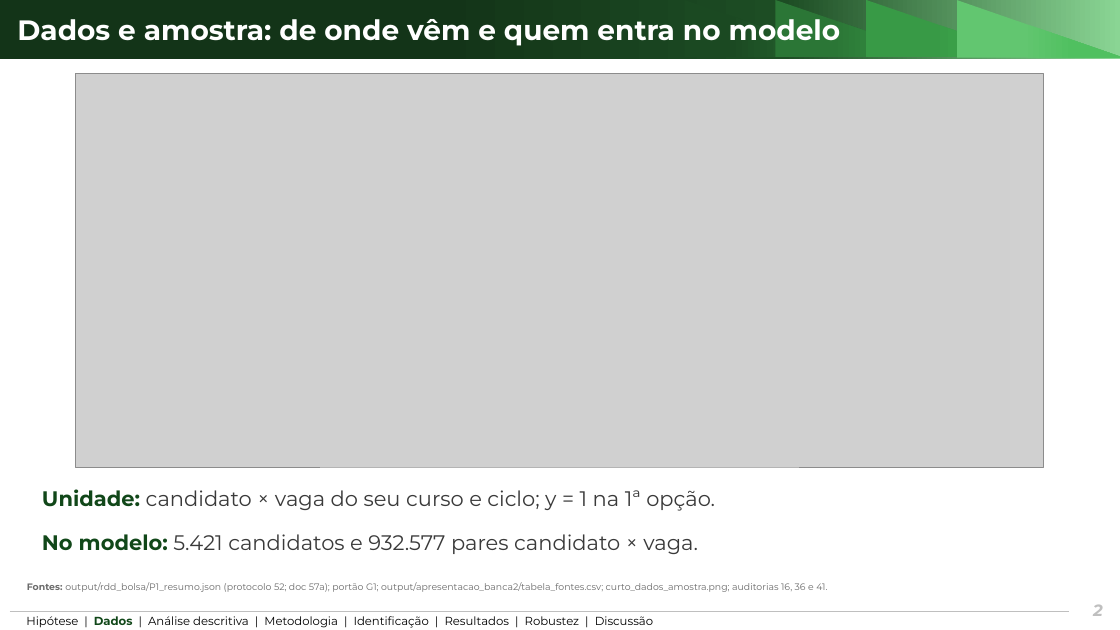
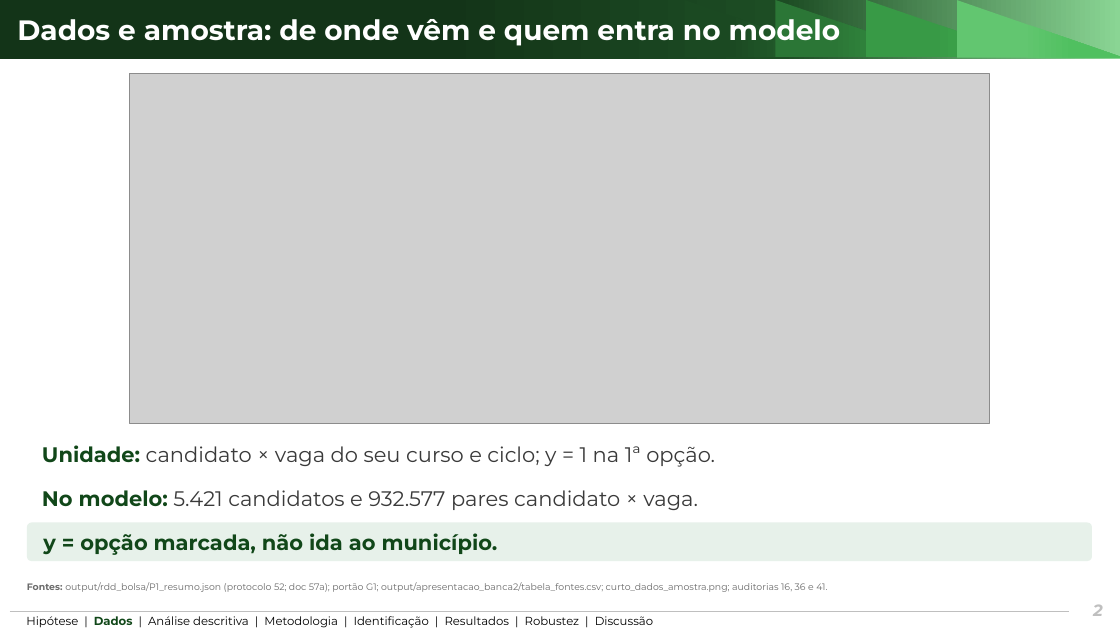
Before and after one commit to ka1victor/impact-eval-health-econ-pmme, a slide deck: slide 2 of output/apresentacao_banca2/deck_banca2_curto.pptx. Drawn at 1120x630 pixels with LibreOffice and Linux fonts; fonts in the diff are those of the drawing; grey boxes stand for pictures; background and template pictures are left out. Boxes give left, top, right and bottom in pixels: in the first picture for what was removed or moved away, otherwise in the second. Text is boxed around its words. In the diff, an @@ line names an element or a change of style, - is before the commit and + after.

```diff
--- a/output/apresentacao_banca2/deck_banca2_curto.pptx
+++ b/output/apresentacao_banca2/deck_banca2_curto.pptx
@@ picture: place and size @@
-picture at <box>76,74,1043,467</box>
+picture at <box>129,74,989,423</box>
@@ text "Unidade: candidato × vaga do ...": place and size @@
-text "Unidade: candidato × vaga do ..." at <box>42,489,715,511</box>
+text "Unidade: candidato × vaga do ..." at <box>42,445,715,467</box>
@@ text "No modelo: 5.421 candidatos e ...": place and size @@
-text "No modelo: 5.421 candidatos e ..." at <box>42,534,698,554</box>
+text "No modelo: 5.421 candidatos e ..." at <box>42,490,698,510</box>
@@ rounded rectangle added at <box>27,523,1092,561</box>, fill #E7F1EA, 18 pt, text #114719, bold @@
+y = opção marcada, não ida ao município.
```
Also in this commit, not shown: 1 other slide changed, 9 other files.
